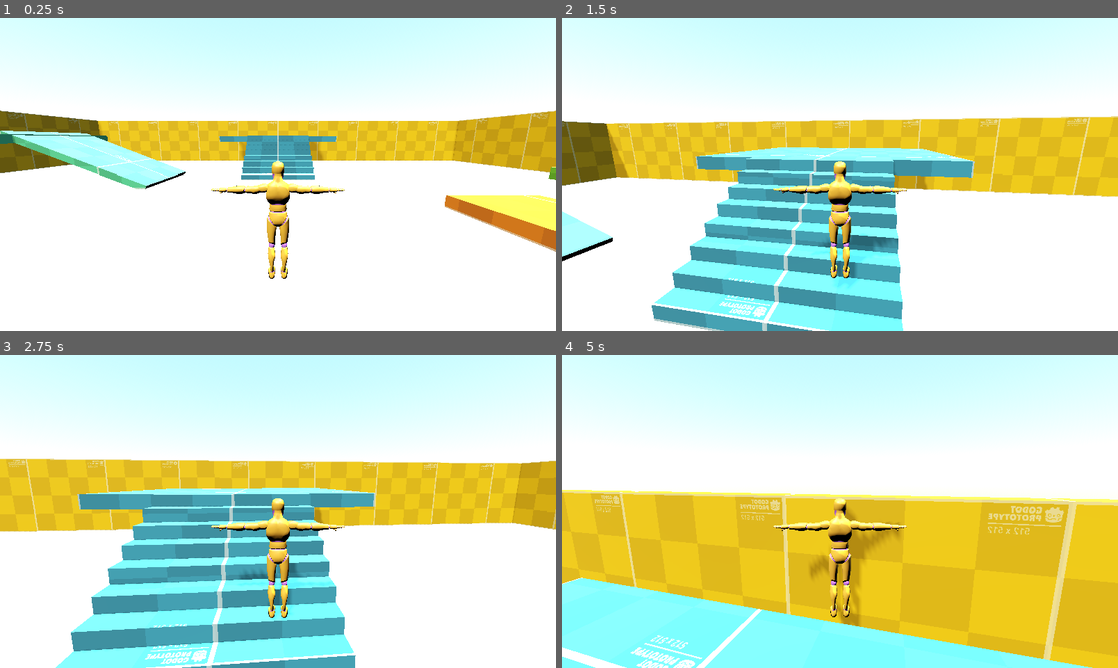
Above: before the commit, frames 1-4 (two rows, left to right).
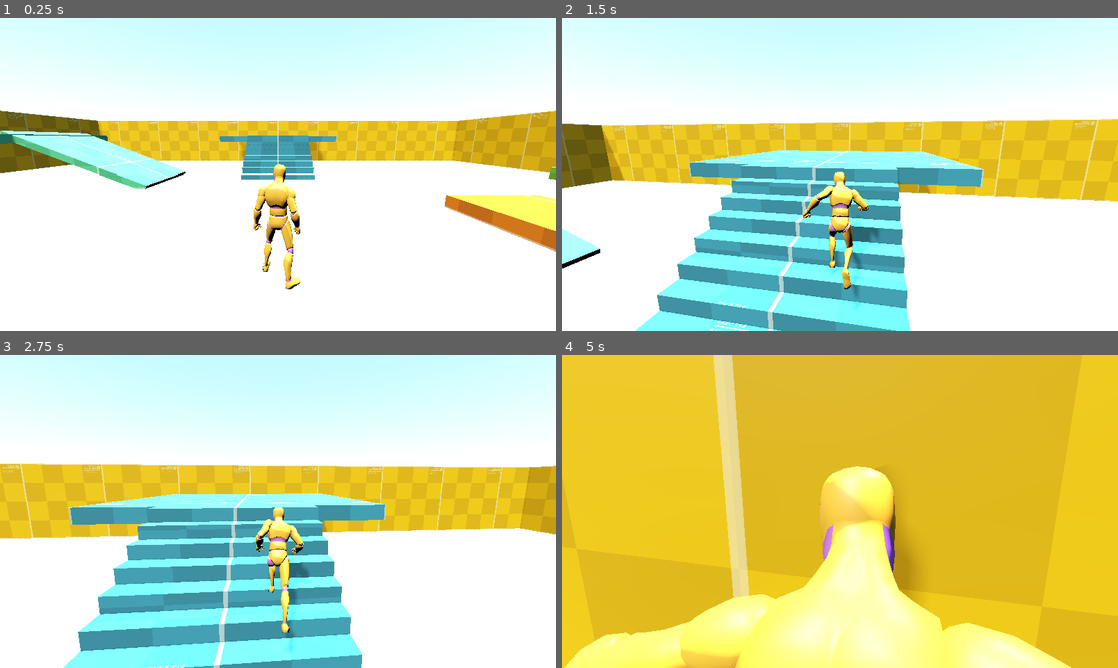
Above: after the commit, the same moments.

Repository: ar-bh/pvproguelike
Game: Godot game, scene res://main.tscn
The game is run twice, just before and just after one commit, with the same random seed, the same clock (stepped at 60 frames per second) and the same inputs.
Inputs (mouse positions are in pixels of both pictures, inside the frame that each line leads up to):
- Up to frame 1 (0.25 s): no input
- Up to frame 2 (1.5 s): move the mouse to (867, 174) at 0.52 s; hold Shift (sprint, bound only before the commit) 0.53-1.28 s; hold W (move_forward) from 0.53 s (still down); tap Space (jump) at 0.77 s; move the mouse to (812, 174) at 1.27 s; tap Shift (sprint, bound only before the commit) at 1.35 s
- Up to frame 3 (2.75 s): keep holding W (move_forward); tap Space (jump) at 1.52 s; move the mouse to (289, 505) at 2.02 s; hold Shift (sprint, bound only before the commit) from 2.03 s (still down)
- Up to frame 4 (5 s): keep holding W (move_forward); move the mouse to (834, 517) at 2.77 s; release Shift (sprint, bound only before the commit) at 2.78 s; tap Shift (sprint, bound only before the commit) at 2.85, 4.35 s; tap Space (jump) at 3.02, 3.77, 4.52 s; move the mouse to (878, 514) at 3.52 s; hold Shift (sprint, bound only before the commit) 3.53-4.28 s; move the mouse to (795, 508) at 4.27 s

The runs differ from the first frame. In frame 1, 2.0% of the frame differs, in the area x 38-62%, y 45-87%; in frame 2, 20%; in frame 3, 13%; in frame 4, 72%, in the area x 0-100%, y 0-100%.

Commit message:
inconsistent movement prototype

Diff:
--- a/player/mannequin.gd
+++ b/player/mannequin.gd
@@ -3,6 +3,10 @@
 extends Node3D
 
 @onready var _mannequin_mesh: MeshInstance3D = %MannequinMesh
+@onready var _anim: AnimationPlayer = $AnimationPlayer
+
+var _player: Player
+var _last_state: Player.State
 
 var gender: Mesh = preload("res://player/mannequin/m_mannequin.mesh"):
 	set = set_mannequin_gender
@@ -17,3 +21,39 @@
 func _ready() -> void:
 	if _mannequin_mesh and gender:
 		_mannequin_mesh.mesh = gender
+
+	_player = get_parent() as Player
+
+func _physics_process(_delta: float) -> void:
+	if Engine.is_editor_hint() or _player == null:
+		return
+	_update_animation()
+
+func _play(anim_name: StringName, blend_time: float) -> void:
+	if _anim == null or _anim.current_animation == anim_name:
+		return
+	_anim.play(anim_name, blend_time)
+
+func _update_animation() -> void:
+	var state := _player.state
+
+	if (
+		(_last_state == Player.State.JUMP or _last_state == Player.State.FALL)
+		and state != Player.State.JUMP
+		and state != Player.State.FALL
+	):
+		_play(&"Jump_Land", 0.08)
+		_last_state = state
+		return
+
+	match state:
+		Player.State.IDLE:
+			_play(&"Idle", 0.2)
+		Player.State.WALK:
+			_play(&"Sprint", 0.12)
+		Player.State.JUMP:
+			_play(&"Jump_Start" if _player.velocity.y > 0.0 else &"Jump_Loop", 0.05)
+		Player.State.FALL:
+			_play(&"Jump_Loop", 0.05)
+
+	_last_state = state
--- a/player/player.gd
+++ b/player/player.gd
@@ -19,20 +19,17 @@
 
 #region movement
 @export_group("Movement")
-@export var walk_speed := 6.0
-@export var sprint_speed := 10.0
+@export var move_speed := 10.0
 @export var jump_velocity := 4.5
 #endregion
 
 enum State {
 	IDLE,
 	WALK,
-	JUMP_START,
 	JUMP,
 	FALL,
 }
-var _state: State = State.IDLE
-var _is_sprinting: bool = false
+var state: State = State.IDLE
 
 #region node variables
 @onready var _mannequin: Mannequin = $Mannequin
@@ -81,16 +78,12 @@
 	var direction := _get_move_direction()
 	_face_move_direction(direction, delta)
 
-	_is_sprinting = Input.is_action_pressed("sprint")
-
-	match _state:
+	match state:
 		State.IDLE:
 			velocity.x = 0.0
 			velocity.z = 0.0
-		State.WALK:
-			_move(direction, sprint_speed if _is_sprinting else walk_speed)
-		State.JUMP, State.FALL:
-			_move(direction, sprint_speed if _is_sprinting else walk_speed)
+		State.WALK, State.JUMP, State.FALL:
+			_move(direction, move_speed)
 
 	if Input.is_action_just_pressed("jump") and is_on_floor():
 		velocity.y = jump_velocity
@@ -98,11 +91,11 @@
 	move_and_slide()
 
 	if not is_on_floor():
-		_state = State.JUMP if velocity.y > 0.0 else State.FALL
+		state = State.JUMP if velocity.y > 0.0 else State.FALL
 	elif direction == Vector3.ZERO:
-		_state = State.IDLE
+		state = State.IDLE
 	else:
-		_state = State.WALK
+		state = State.WALK
 
 func _move(direction: Vector3, move_speed: float) -> void:
 	velocity.x = direction.x * move_speed
--- a/player/player.tscn
+++ b/player/player.tscn
@@ -13,8 +13,6 @@
 [node name="Player" type="CharacterBody3D" unique_id=1642979252]
 floor_snap_length = 0.2
 script = ExtResource("1_g1dw6")
-walk_speed = null
-sprint_speed = null
 
 [node name="Mannequin" parent="." unique_id=1818869941 instance=ExtResource("1_oul6g")]
 
--- a/project.godot
+++ b/project.godot
@@ -47,11 +47,6 @@
 "events": [Object(InputEventKey,"resource_local_to_scene":false,"resource_name":"","device":-1,"window_id":0,"alt_press …(191 unchanged characters)…
 ]
 }
-sprint={
-"deadzone": 0.2,
-"events": [Object(InputEventKey,"resource_local_to_scene":false,"resource_name":"","device":-1,"window_id":0,"alt_pressed":false,"shift_pressed":false,"ctrl_pressed":false,"meta_pressed":false,"pressed":false,"keycode":0,"physical_keycode":4194325,"key_label":0,"unicode":0,"location":0,"echo":false,"script":null)
-]
-}
 
 [physics]
 
